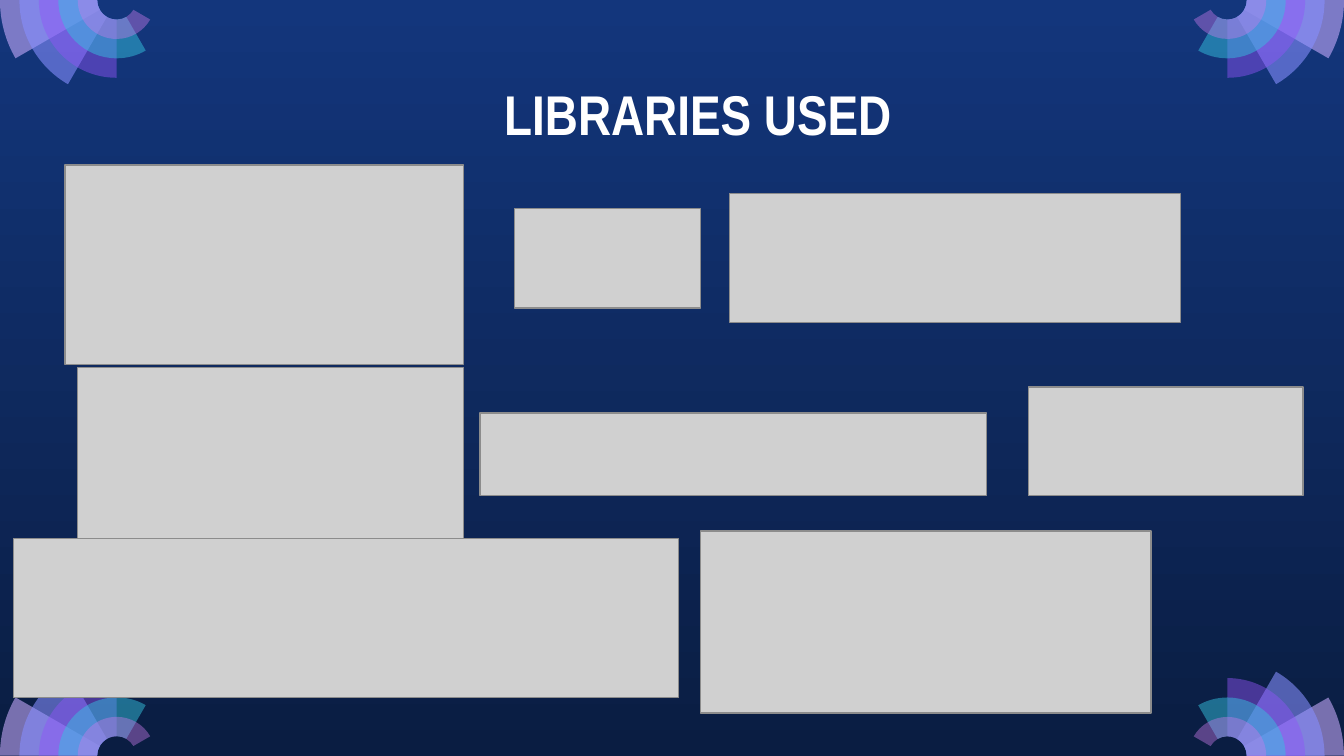
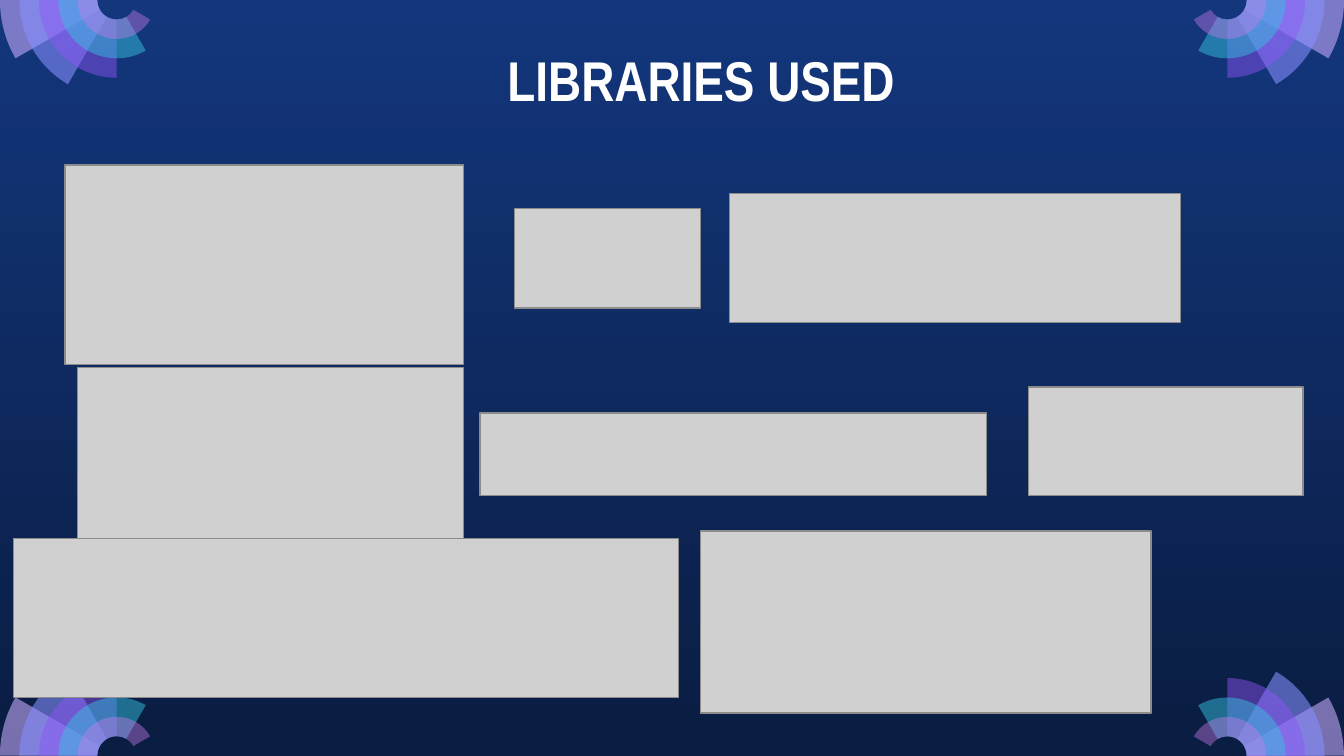
Before and after one commit to xaynezz/1015, a slide deck: slide 41 of SC1015 Mini Project - Understanding Happiness.pptx. Drawn at 1344x756 pixels with LibreOffice and Linux fonts; fonts in the diff are those of the drawing; grey boxes stand for pictures. Boxes give left, top, right and bottom in pixels: in the first picture for what was removed or moved away, otherwise in the second. Text is boxed around its words. In the diff, an @@ line names an element or a change of style, - is before the commit and + after.

```diff
--- a/SC1015 Mini Project - Understanding Happiness.pptx
+++ b/SC1015 Mini Project - Understanding Happiness.pptx
@@ text "LIBRARIES USED": place and size @@
-text "LIBRARIES USED" at (504, 96, 891, 136)
+text "LIBRARIES USED" at (507, 62, 894, 102)
```
Also in this commit, not shown: 7 other slides changed, 1 slide added.
